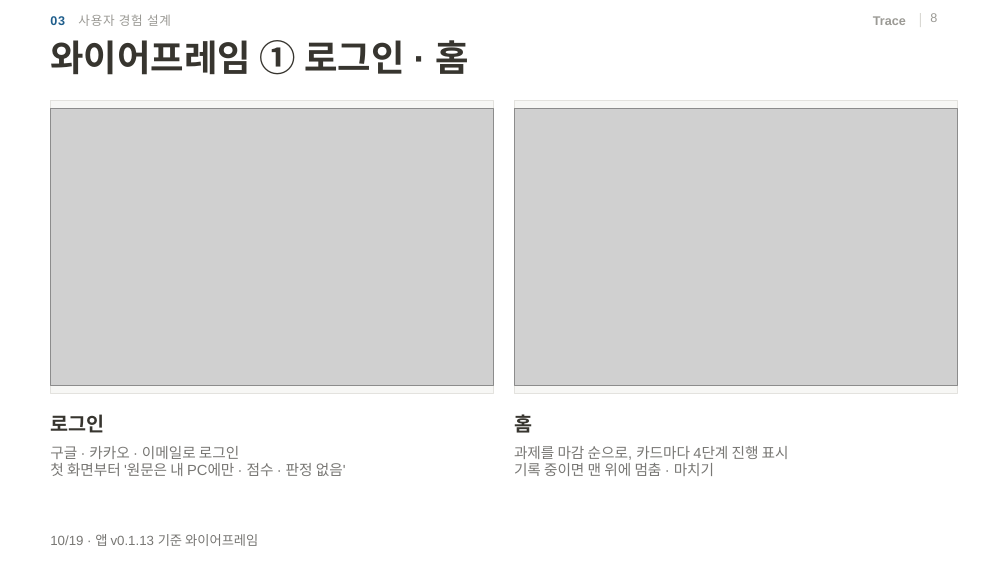
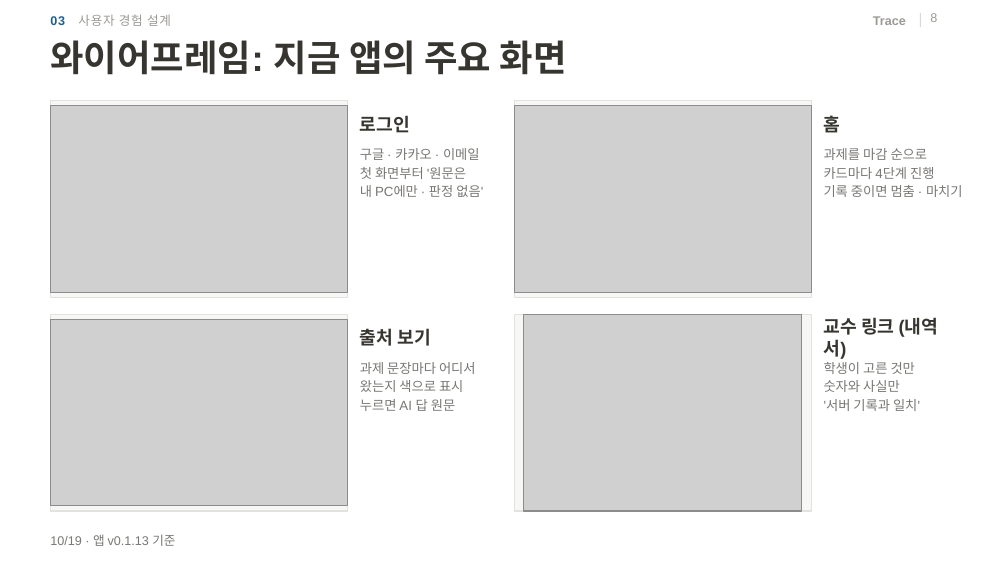
Before and after one commit to 20233014-KYH/trace, a slide deck: slide 8 of deck/중간발표_김용현.pptx. Drawn at 1008x567 pixels with LibreOffice and Linux fonts; fonts in the diff are those of the drawing; grey boxes stand for pictures; background and template pictures are left out. Boxes give left, top, right and bottom in pixels: in the first picture for what was removed or moved away, otherwise in the second. Text is boxed around its words. In the diff, an @@ line names an element or a change of style, - is before the commit and + after.

```diff
--- a/deck/중간발표_김용현.pptx
+++ b/deck/중간발표_김용현.pptx
@@ title at <box>50,40,567,75</box>: text changed @@
-와이어프레임 ① 로그인 · 홈
+와이어프레임: 지금 앱의 주요 화면
@@ picture: place and size @@
-picture at <box>50,108,494,386</box>
+picture at <box>50,106,348,292</box>
@@ rectangle: place and size @@
-rectangle at <box>50,101,494,393</box>
+rectangle at <box>50,101,348,297</box>
@@ text "로그인": place and size @@
-text "로그인" at <box>50,414,104,433</box>
+text "로그인" at <box>360,115,410,133</box>
@@ text "로그인" at <box>360,115,410,133</box>: size 14 to 13 pt @@
@@ picture: place and size @@
-picture at <box>514,108,958,386</box>
+picture at <box>514,106,811,292</box>
@@ rectangle: place and size @@
-rectangle at <box>514,101,958,393</box>
+rectangle at <box>514,101,811,297</box>
@@ text "홈" at <box>824,115,841,133</box>: size 14 to 13 pt @@
@@ text "홈": place and size @@
-text "홈" at <box>514,414,532,433</box>
+text "홈" at <box>824,115,841,133</box>
@@ text at <box>360,148,483,197</box>: text changed; size 10.5 to 9.5 pt @@
-구글 · 카카오 · 이메일로 로그인
-첫 화면부터 '원문은 내 PC에만 · 점수 · 판정 없음'
+구글 · 카카오 · 이메일
+첫 화면부터 '원문은
+내 PC에만 · 판정 없음'
@@ text at <box>824,148,963,197</box>: text changed; size 10.5 to 9.5 pt @@
-과제를 마감 순으로, 카드마다 4단계 진행 표시
-기록 중이면 맨 위에 멈춤 · 마치기
+과제를 마감 순으로
+카드마다 4단계 진행
+기록 중이면 멈춤 · 마치기
@@ rectangle added at <box>50,314,348,511</box>, fill #F7F7F5, outline #E3E2DE 0.75 pt @@
@@ picture added at <box>50,320,348,506</box> @@
@@ text added at <box>360,328,430,346</box>, 13 pt, text #37352F, bold @@
+출처 보기
@@ rectangle added at <box>514,314,811,511</box>, fill #F7F7F5, outline #E3E2DE 0.75 pt @@
@@ picture added at <box>524,314,802,511</box> @@
@@ text added at <box>824,317,938,359</box>, 13 pt, text #37352F, bold @@
+교수 링크 (내역서)
@@ text added at <box>360,362,476,411</box>, 9.5 pt, text #787774 @@
+과제 문장마다 어디서
+왔는지 색으로 표시
+누르면 AI 답 원문
@@ text added at <box>824,362,920,411</box>, 9.5 pt, text #787774 @@
+학생이 고른 것만
+숫자와 사실만
+'서버 기록과 일치'
@@ text at <box>50,534,175,546</box>: text changed; size 9.5 to 9 pt @@
-10/19 · 앱 v0.1.13 기준 와이어프레임
+10/19 · 앱 v0.1.13 기준
```
Also in this commit, not shown: 2 other slides changed, 2 slides removed, 5 other files.
